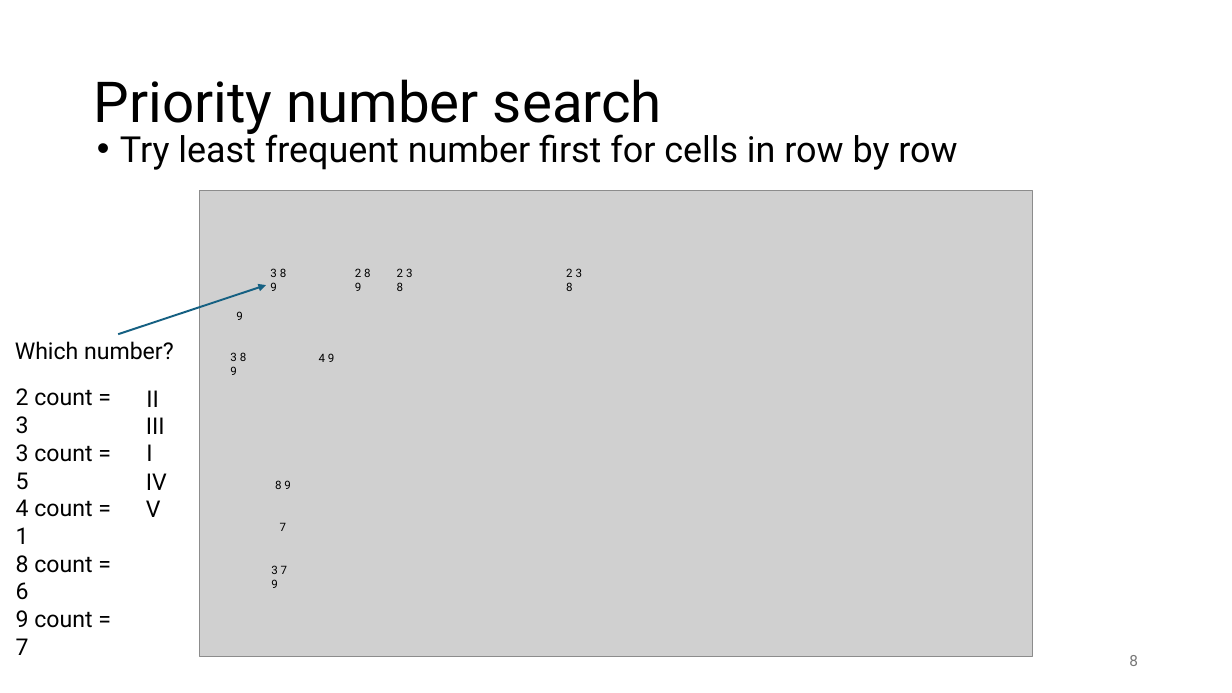
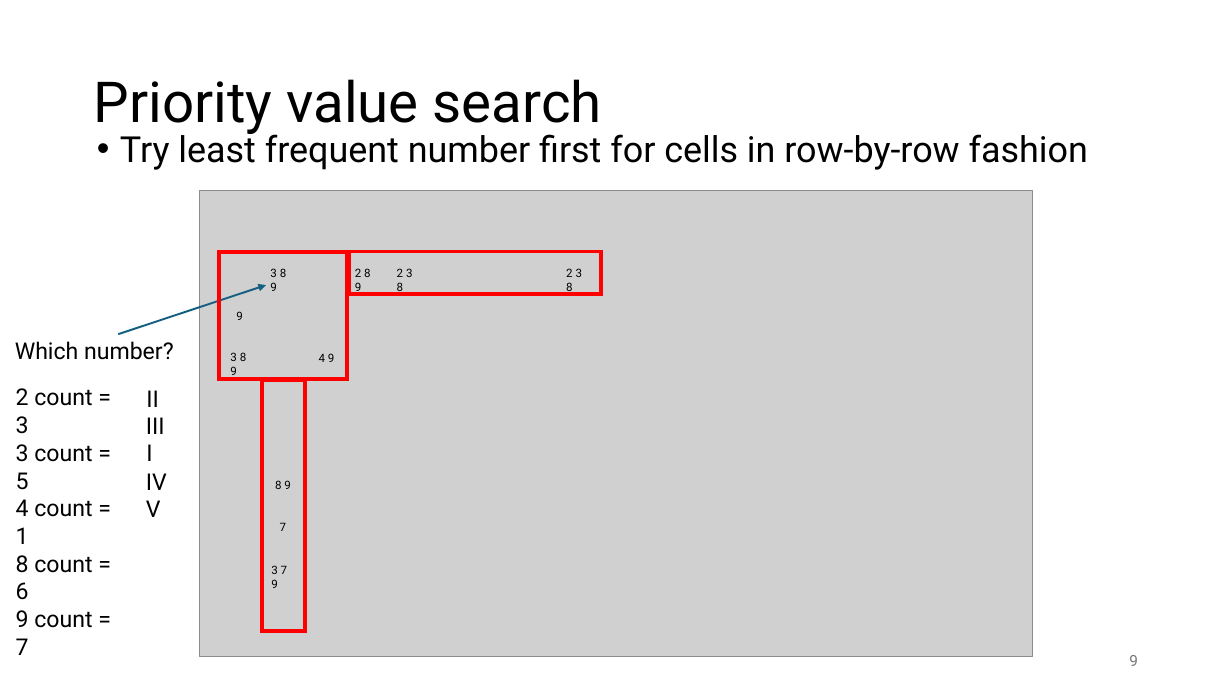
Before and after one commit to MarvinYyrike/sudoku_DFS_solver, a slide deck: slide 9 of Sudoku Solver.pptx (slide 8 before the commit). Drawn at 1232x693 pixels with LibreOffice and Linux fonts; fonts in the diff are those of the drawing; grey boxes stand for pictures. Boxes give left, top, right and bottom in pixels: in the first picture for what was removed or moved away, otherwise in the second. Text is boxed around its words. In the diff, an @@ line names an element or a change of style, - is before the commit and + after.

```diff
--- a/Sudoku Solver.pptx
+++ b/Sudoku Solver.pptx
@@ title at (x1=94, y1=79, x2=602, y2=135): text changed @@
-Priority number search
+Priority value search
@@ text at (x1=120, y1=129, x2=1088, y2=170): text changed @@
-• Try least frequent number first for cells in row by row
+• Try least frequent number first for cells in row-by-row fashion
@@ rectangle added at (x1=219, y1=252, x2=348, y2=380), outline #FF0000 3 pt @@
@@ rectangle added at (x1=348, y1=251, x2=601, y2=294), outline #FF0000 3 pt @@
@@ rectangle added at (x1=262, y1=380, x2=305, y2=630), outline #FF0000 3 pt @@
```
Also in this commit, not shown: 4 other slides changed, 1 slide added, 2 other files.
